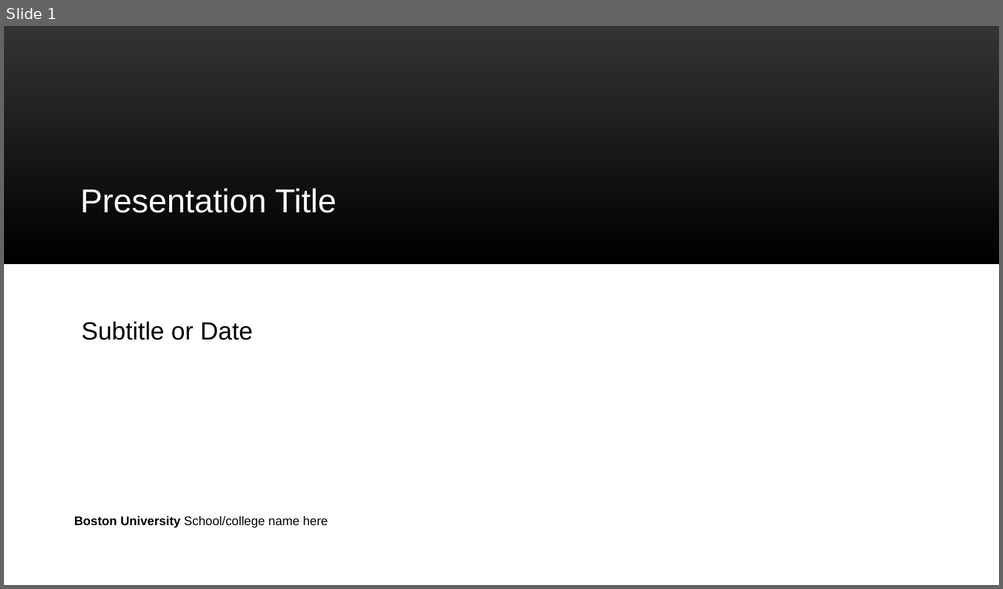
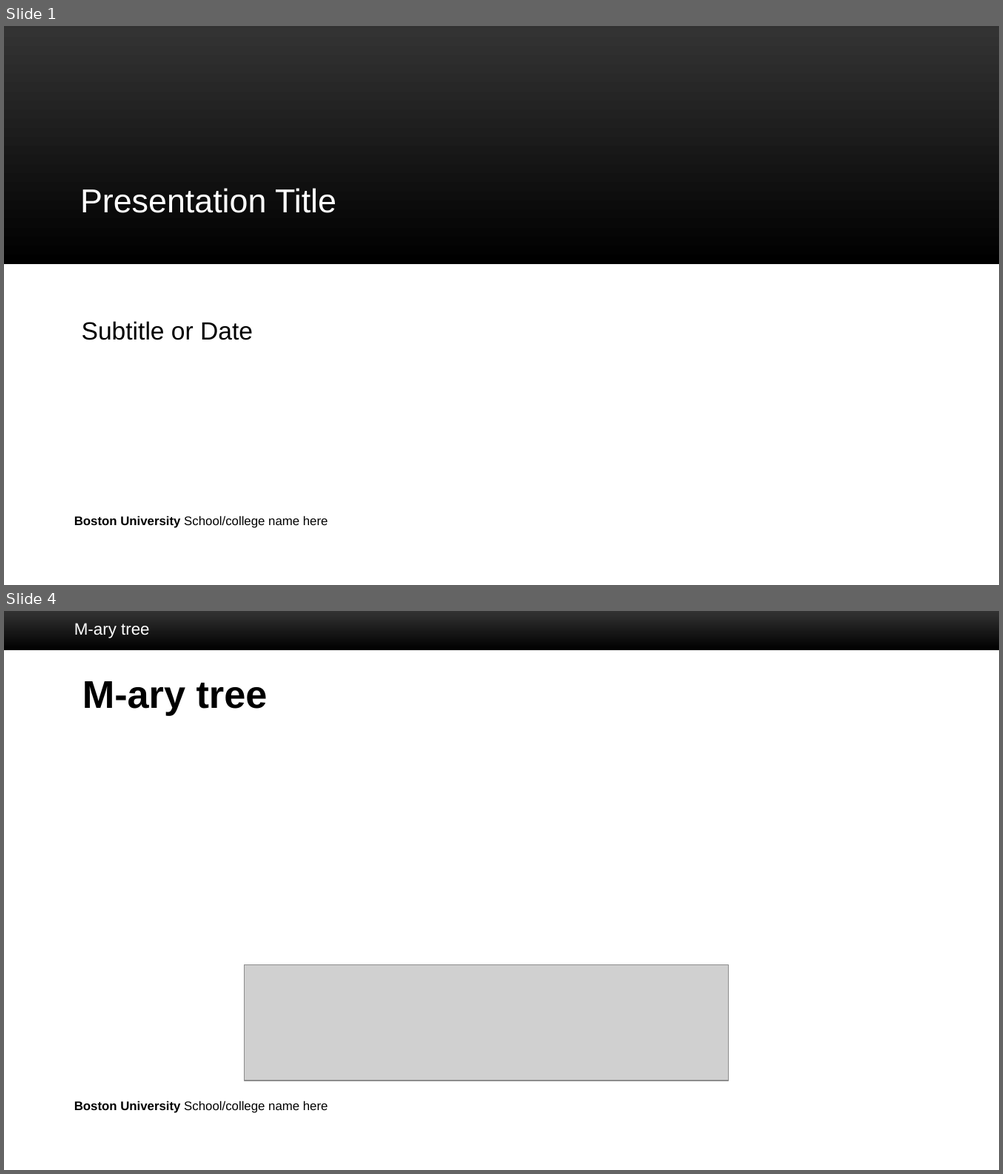
Before and after one commit to CMander02/TreeAlgorithms, a slide deck: PPT Templates/BU_PowerPoint_template_16_9.pptx. Shown one above the other, each under a label of ours: slide 1 before the commit, slides 1 and 4 after it; the slides between them are not shown. The pictures are 1003x589 and 1003x1174 pixels, drawn with LibreOffice and Linux fonts; fonts in the diff are those of the drawing; grey boxes stand for pictures; background and template pictures are left out. Boxes give left, top, right and bottom in pixels: in the first picture for what was removed or moved away, otherwise in the second. Text is boxed around its words. In the diff, an @@ line names an element or a change of style, - is before the commit and + after.

```diff
--- a/PPT Templates/BU_PowerPoint_template_16_9.pptx
+++ b/PPT Templates/BU_PowerPoint_template_16_9.pptx
@@ slide 4 added at (4, 611, 999, 1170), background #FFFFFF; not listed: 2 template elements that a slide beside it also shows @@
@@ text added at (74, 623, 150, 638), 12 pt, text #FFFFFF @@
+M-ary tree
@@ title added at (82, 681, 267, 716), 28 pt, text #000000, bold @@
+M-ary tree
@@ picture added at (244, 965, 728, 1080) @@
```
Also in this commit, not shown: 13 other slides added, 1 slide removed, 25 other files.
